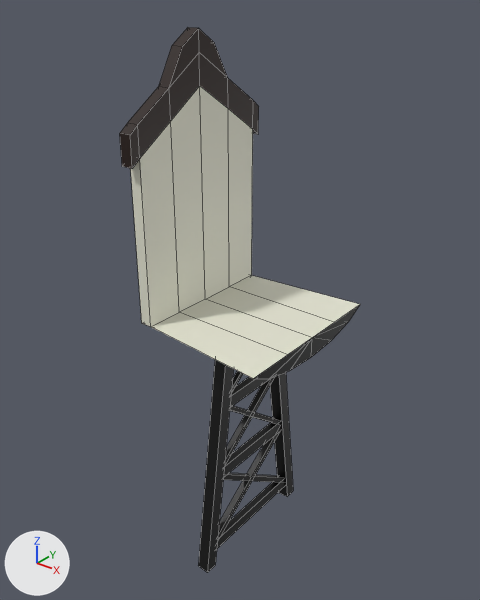
A saved change to the FBX model Armadillo/Assets/Assets/Environment/Buildings/water tower1.fbx.
Camera for both pictures: a camera (50 mm lens) standing at (27.0, -35.1, 44.2) and looking at (-1.0, 0.0, 22.4). The axes (+X, +Y, +Z) are drawn at lower left. The lights are the same throughout. Mesh edges are drawn as thin lines. Where no turn or scale is listed for an object, it has been applied to the vertices. Vertices at the same position are counted once.
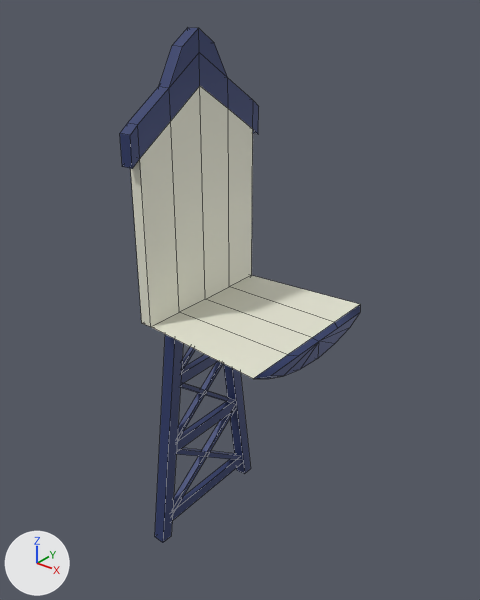
Pixel boxes [x1, y1, x2, y2] of what changed, in the pictures (480 x 600 px; the box of a moved part takes in the faces that stretch with it):
'Cylinder', recoloured, reshaped (black to blue)
    before: [120, 27, 360, 573]
    after: [120, 27, 360, 543]
part 1 of me_cylinder, moved or reshaped
    before: [198, 360, 233, 573]
    after: [155, 334, 183, 543]
part 2 of me_cylinder, moved or reshaped
    before: [217, 480, 284, 548]
    after: [172, 459, 242, 521]
part 3 of me_cylinder, moved or reshaped
    before: [224, 422, 280, 477]
    after: [176, 401, 235, 450]
part 4 of me_cylinder, moved or reshaped
    before: [230, 377, 271, 407]
    after: [181, 354, 218, 384]
part 5 of me_cylinder, moved or reshaped
    before: [218, 430, 280, 540]
    after: [172, 409, 235, 514]
part 6 of me_cylinder, moved or reshaped
    before: [225, 377, 275, 465]
    after: [177, 361, 223, 441]
part 7 of me_cylinder, moved or reshaped
    before: [231, 371, 243, 394]
    after: [181, 347, 195, 373]
part 8 of me_cylinder, moved or reshaped
    before: [270, 372, 293, 496]
    after: [223, 364, 251, 474]
part 9 of me_cylinder, moved or reshaped
    before: [223, 473, 284, 483]
    after: [176, 448, 241, 460]
part 10 of me_cylinder, moved or reshaped
    before: [230, 406, 280, 424]
    after: [180, 383, 234, 403]
part 11 of me_cylinder, built on
    both: [253, 305, 360, 379]

What the commit changed:
Material 'Material.002' (mat_material_002) changes colour from black #200a00 to dark blue #323e6e; in linear values from (0.0147, 0.00298, 0.0) to (0.0315, 0.0485, 0.157).
me_cylinder is used by ob_cylinder; location (0.0, 0.0, 25.31).
me_cylinder had 152 vertices, 132 faces and spanned x -5.5..5.5, y -6.8..6.8, z -24.8..15.9.
me_cylinder now has 162 vertices, 142 faces and spans x -5.6..6.0, y -6.8..6.8, z -24.8..15.9.
me_cylinder part 1: the loose piece of 8 vertices spanning x -0.5..0.5, y -6.1..-2.4, z -24.8..-4.9 is moved by (-5.1, 0.0, 0.0), in mat_material_002 (dark blue #323e6e).
me_cylinder part 2: the loose piece of 8 vertices spanning x -0.3..0.3, y -5.2..5.2, z -23.5..-22.5 is moved by (-5.1, 0.0, 0.0), in mat_material_002 (dark blue #323e6e).
me_cylinder part 3: the loose piece of 8 vertices spanning x -0.3..0.3, y -4.4..4.4, z -16.6..-15.6 is moved by (-5.1, 0.0, 0.0), in mat_material_002 (dark blue #323e6e).
me_cylinder part 4: the loose piece of 8 vertices spanning x -0.3..0.3, y -3.6..3.6, z -10.5..-9.5 is moved by (-5.1, 0.0, 0.0), in mat_material_002 (dark blue #323e6e).
me_cylinder part 5: the loose piece of 8 vertices spanning x -0.3..0.3, y -5.3..4.4, z -23.2..-16.1 is moved by (-5.1, 0.0, 0.0), in mat_material_002 (dark blue #323e6e).
me_cylinder part 6: the loose piece of 8 vertices spanning x -0.2..0.2, y -4.6..3.8, z -16.3..-9.7 is moved by (-5.1, 0.0, 0.0), in mat_material_002 (dark blue #323e6e).
me_cylinder part 7: the loose piece of 8 vertices spanning x -0.2..0.2, y -3.9..2.8, z -10.3..-5.0 is moved by (-5.1, 0.0, 0.0), in mat_material_002 (dark blue #323e6e).
me_cylinder part 8: the loose piece of 8 vertices spanning x -0.5..0.5, y 2.4..6.1, z -24.8..-4.9 is moved by (-5.1, 0.0, 0.0), in mat_material_002 (dark blue #323e6e).
me_cylinder part 9: the loose piece of 8 vertices spanning x -0.3..0.3, y -4.4..5.3, z -23.2..-16.1 is moved by (-5.1, 0.0, 0.0), in mat_material_002 (dark blue #323e6e).
me_cylinder part 10: the loose piece of 8 vertices spanning x -0.2..0.2, y -3.8..4.6, z -16.3..-9.7 is moved by (-5.1, 0.0, 0.0), in mat_material_002 (dark blue #323e6e).
Part 11, on me_cylinder:
6 faces are deleted.
10 vertices are added at x 6.0, y -5.7..5.7, z -5.3..-4.0.
16 new faces join them, mat_material_002 (dark blue #323e6e).
me_cylinder no longer uses material mat_material_003 (black #000000).
me_cylinder no longer uses material mat_material_004 (black #000000).
